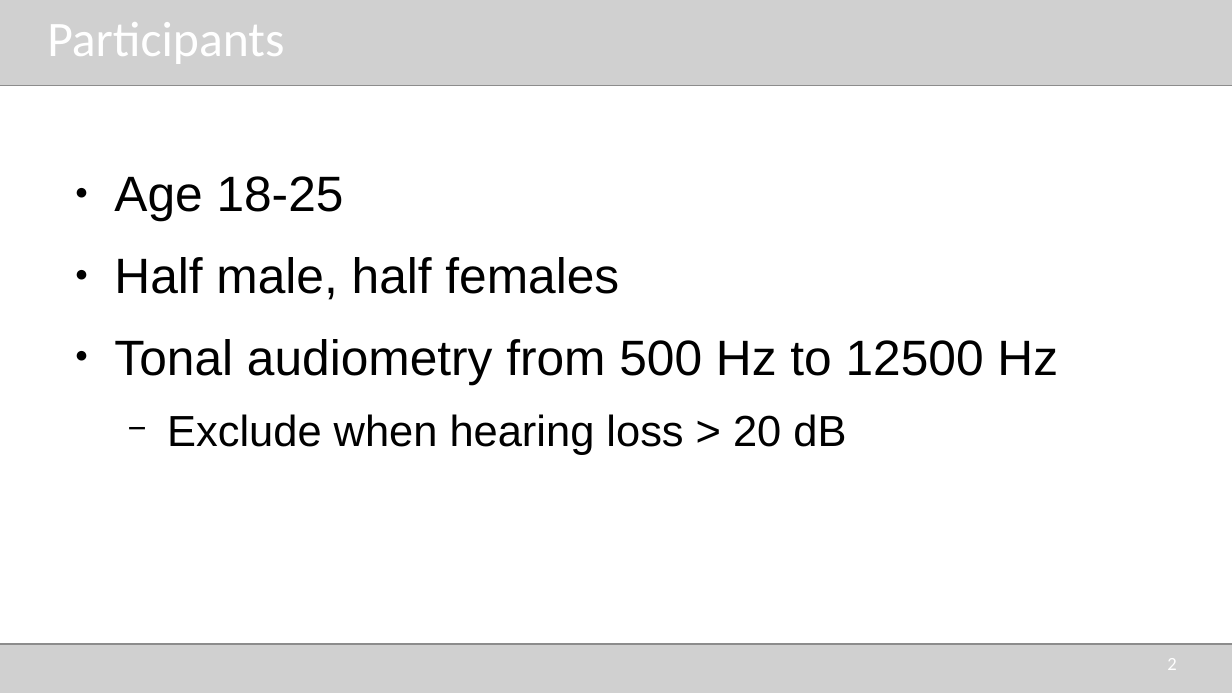
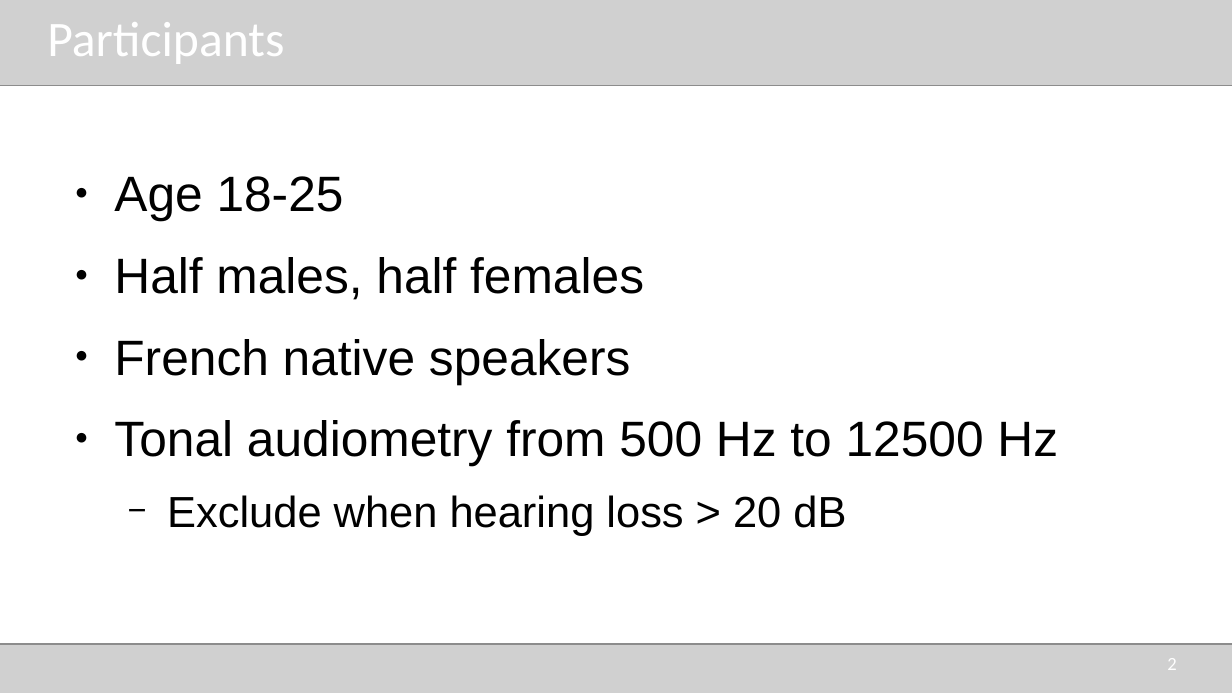
Before and after one commit to TUD-STKS/3d-vs-1d-synthesis, a slide deck: slide 2 of doc/presentation_methods.odp. Drawn at 1232x693 pixels with LibreOffice and Linux fonts; fonts in the diff are those of the drawing; grey boxes stand for pictures. Boxes give left, top, right and bottom in pixels: in the first picture for what was removed or moved away, otherwise in the second. Text is boxed around its words. In the diff, an @@ line names an element or a change of style, - is before the commit and + after.

```diff
--- a/doc/presentation_methods.odp
+++ b/doc/presentation_methods.odp
@@ text at bbox=[114, 257, 644, 384]: text changed @@
-● Half male, half females
+● Half males, half females
+● French native speakers
```
Also in this commit, not shown: 4 other slides changed, 34 other files.
